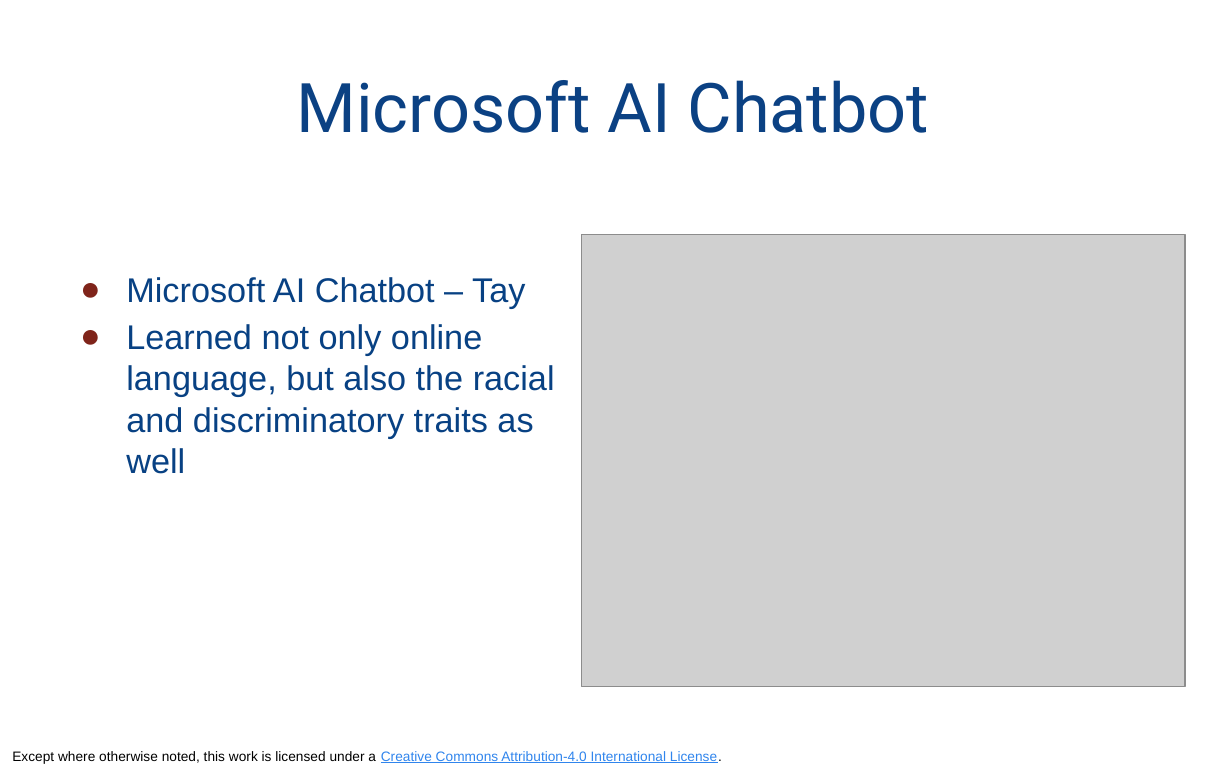
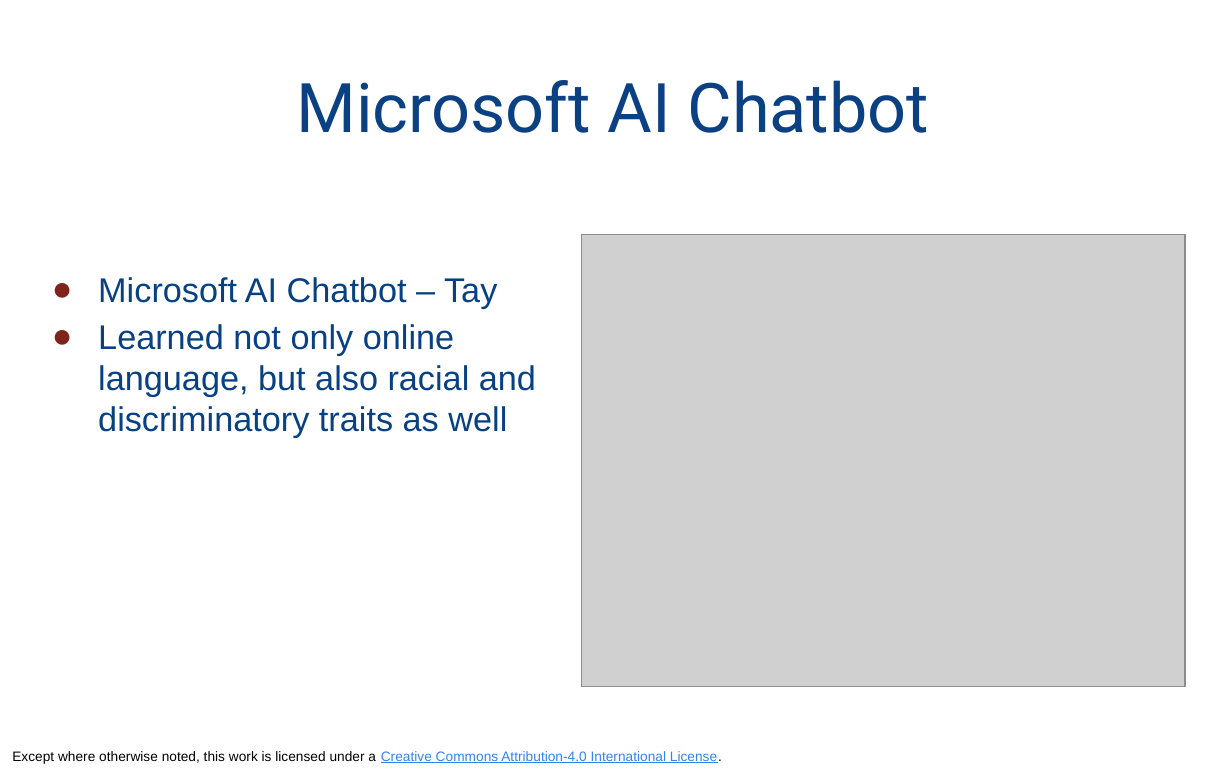
Before and after one commit to odpi/OpenDS4All, a slide deck: slide 5 of opends4all-resources/opends4all-ethics/AI-TRUST-Fairness-Aif360-intermediate.pptx. Drawn at 1232x770 pixels with LibreOffice and Linux fonts; fonts in the diff are those of the drawing; grey boxes stand for pictures. Boxes give left, top, right and bottom in pixels: in the first picture for what was removed or moved away, otherwise in the second. Text is boxed around its words. In the diff, an @@ line names an element or a change of style, - is before the commit and + after.

```diff
--- a/opends4all-resources/opends4all-ethics/AI-TRUST-Fairness-Aif360-intermediate.pptx
+++ b/opends4all-resources/opends4all-ethics/AI-TRUST-Fairness-Aif360-intermediate.pptx
@@ text "Microsoft AI Chatbot – Tay": place and size @@
-text "Microsoft AI Chatbot – Tay" at <box>126,277,555,474</box>
+text "Microsoft AI Chatbot – Tay" at <box>98,277,536,438</box>
@@ text at <box>98,324,536,438</box>: text changed @@
-● Learned not only online language, but also the racial and discriminatory traits as well
+● Learned not only online language, but also racial and discriminatory traits as well
```
Also in this commit, not shown: 6 other slides changed, 5 slides added, 1 other file.
